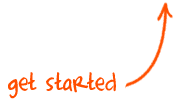
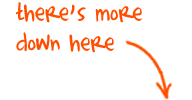
Layers edited between the first and the second 192x100 image:
added group "below the fold" with 2 layers above "login" over [16, 2, 173, 100]
added layer "arrow" (1st of 3, in "below the fold") in group "below the fold" over [125, 40, 173, 100]
added layer "there’s more down here" in group "below the fold" over [16, 2, 142, 53]
hid group "login" (2 layers) over [8, 2, 173, 99]
showed "Background" over [8, 2, 173, 100]
